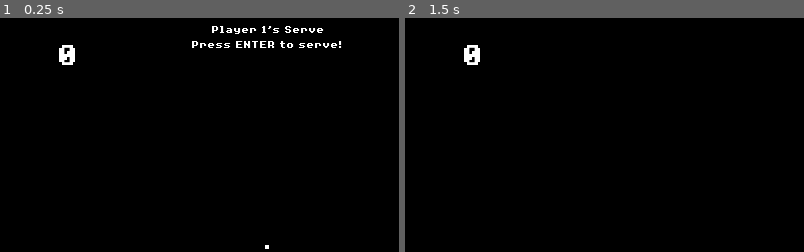
Above: before the commit, frames 1-2 (left to right).
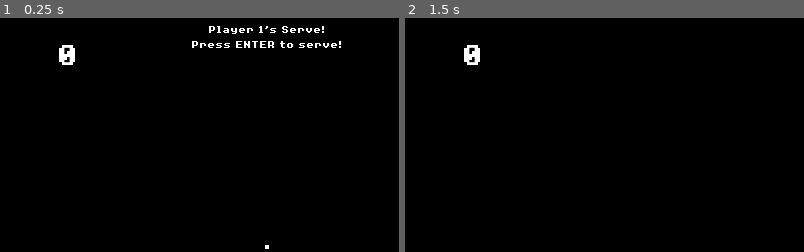
Above: after the commit, the same moments.

Repository: DustinMEastway/pong
Game: Godot game, scene res://Main.tscn
Two runs of this game, one before a commit and one after it. Both use one fixed random seed, a clock stepped at 60 frames per second and the inputs below.
Inputs:
- Up to frame 1 (0.25 s): no input
- Up to frame 2 (1.5 s): tap Enter (ui_accept) at 0.5, 0.77, 1.07, 1.25 s; hold W (ui_up_01) 0.53-1.28 s; tap Down (ui_down_02) at 0.6 s; tap Up (ui_up_02) at 0.8, 1.35 s; hold S (ui_down_01) from 1.28 s (still down)
The pictures show only the part of the screen within x 17-66%, y 1-51%; the shares and areas given below are measured in that part.

The runs differ from the first frame. In frame 1, 0.4% of the frame differs, in the area x 52-82%, y 3-7%; in frame 2, nothing differs.

Commit message:
CS50 the victory update (1:21:21): add victory after 10 points

Diff:
--- a/Main.gd
+++ b/Main.gd
@@ -35,42 +35,50 @@
 	_reset_game()
 
 func _physics_process(_delta) -> void:
+	var accept_press = Input.is_action_just_released("ui_accept")
+	var player1_press = (
+		Input.is_action_just_pressed("ui_down_01")
+		or Input.is_action_just_pressed("ui_up_01")
+	)
+	var player2_press = (
+		Input.is_action_just_pressed("ui_down_02")
+		or Input.is_action_just_pressed("ui_up_02")
+	)
+
+
 	if (Input.is_action_just_pressed("ui_cancel")):
-		if (GameService.state == "serve"):
+		if (GameService.state == "serve" or GameService.state == "done"):
 			get_tree().quit()
 		else:
 			_reset_game()
-	elif (GameService.state == "serve" and _is_serve_pressed()):
+	elif (
+		GameService.state == "serve"
+		and (
+			accept_press
+			or (_serving_player == 1 and player1_press)
+			or (_serving_player == 2 and player2_press)
+		)
+	):
 		GameService.state = "play"
 		_update_labels()
+	elif (
+		GameService.state == "done"
+		and (accept_press or player1_press or player2_press)
+	):
+		_reset_game()
 
 func _process(_delta):
 	if (display_fps):
 		_fps_label.text = String(Engine.get_frames_per_second()) + ' FPS'
+
+	if (GameService.state != 'play'):
+		return
 
 	if (_ball.position.x < 0):
 		_update_score(1, _score1, _score2 + 1)
 	elif (_ball.position.x > GameService.screen_size.x):
 		_update_score(2, _score1 + 1, _score2)
 
-func _is_serve_pressed() -> bool:
-	return (
-		Input.is_action_just_released("ui_accept")
-		or (
-			_serving_player == 1
-			and (
-				Input.is_action_just_pressed("ui_down_01")
-				or Input.is_action_just_pressed("ui_up_01")
-			)
-		)
-		or (
-			_serving_player == 2
-			and (
-				Input.is_action_just_pressed("ui_down_02")
-				or Input.is_action_just_pressed("ui_up_02")
-			)
-		)
-	)
 func _reset_game() -> void:
 	_update_score(1, 0, 0)
 	_paddle1.reset()
@@ -85,10 +93,18 @@
 	_score1 = score1
 	_score2 = score2
 	_serving_player = serving_player
-	_ball.reset(serving_player)
 	$Score1.text = String(_score1)
 	$Score2.text = String(_score2)
-	_update_labels(
-		"Player " + String(serving_player) + "'s Serve",
-		"Press ENTER to serve!"
-	)
+	if (score1 < 10 and score2 < 10):
+		_ball.reset(serving_player)
+		_update_labels(
+			"Player " + String(serving_player) + "'s Serve!",
+			"Press ENTER to serve!"
+		)
+	else:
+		GameService.state = "done"
+		var winning_player = 1 if _serving_player == 2 else 2
+		_update_labels(
+			"Player " + String(winning_player) + " Won!",
+			"Press ENTER to play again!"
+		)
